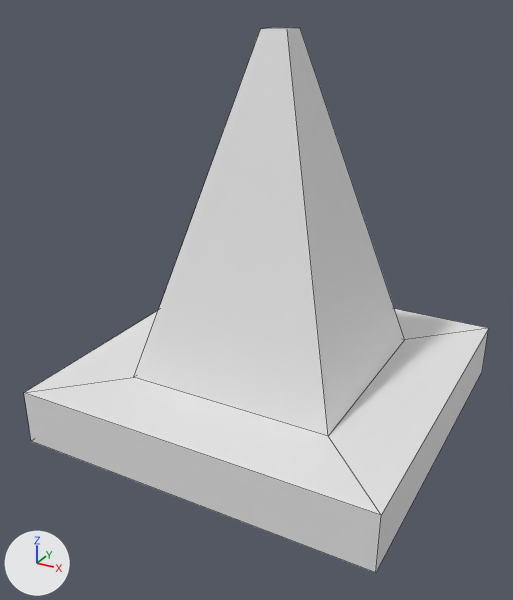
The Blender file Blender/Cone.blend as it was, and as the next commit left it.
One viewpoint serves both versions: a 50 mm lens placed at (0.418, -0.82, 0.577), pointed at (-0.009, -0.044, 0.189). Lighting does not change. The marker at lower left points along +X, +Y and +Z. Mesh edges are drawn as thin lines.

Script lines for the objects in view, before the commit:
```python
me_cone = bpy.data.meshes.new('Cone')
me_cone.from_pydata(...)  # 16 vertices, 14 faces; spans x -0.25..0.25, y -0.25..0.25, z 0.005..0.532
ob_cone = bpy.data.objects.new('Cone', me_cone)
ob_cone.location = (0.0, 0.0, 0.0)
```
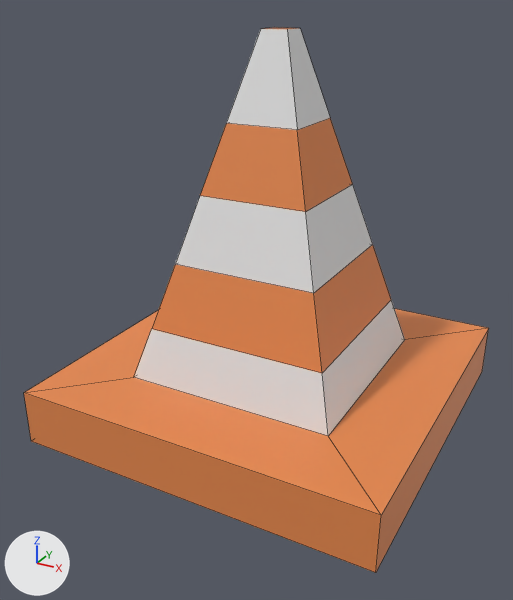
Boxes [x1, y1, x2, y2] around the edits, measured in the pictures (513 x 600 px):
```json
{"part": 1, "of": "me_cone", "change": "built on", "before": [134, 28, 405, 436], "after": [134, 28, 405, 436]}
{"part": 2, "of": "me_cone", "change": "recoloured", "before": [24, 27, 489, 573], "after": [24, 27, 489, 573], "on screen": "white to orange"}
```

Scene script edits in JSON lines:
```json
{"op": "add", "block": "mat_orange", "code": ["mat_orange = principled_material('Orange')", "mat_orange.base_color = (0.8, 0.251, 0.0738)  # orange #e7894d"]}
{"op": "add", "block": "mat_white", "code": ["mat_white = principled_material('White')", "mat_white.base_color = (0.8, 0.8, 0.8)  # white #e7e7e7"]}
{"block": "me_cone", "where": "# used by ob_cone; location = (0.0, 0.0, 0.0)"}
{"op": "remove", "block": "me_cone", "code": "me_cone.from_pydata(...)  # 16 vertices, 14 faces; spans x -0.25..0.25, y -0.25..0.25, z 0.005..0.532"}
{"op": "add", "block": "me_cone", "code": "me_cone.from_pydata(...)  # 32 vertices, 30 faces; spans x -0.25..0.25, y -0.25..0.25, z 0.005..0.532"}
{"block": "me_cone", "change": "me_cone part 1"}
{"block": "me_cone", "change": "4 faces are deleted"}
{"block": "me_cone", "change": "16 vertices are added at x -0.126..0.126, y -0.126..0.126, z 0.153..0.423"}
{"block": "me_cone", "change": "12 new faces join them, mat_white (white #e7e7e7)"}
{"block": "me_cone", "change": "8 new faces join them, mat_orange (orange #e7894d)"}
{"block": "me_cone", "change": "me_cone part 2: 10 faces spanning x -0.25..0.25, y -0.25..0.25, z 0.005..0.532 switch from no material to mat_orange (orange #e7894d)"}
{"op": "add", "block": "me_cone", "code": "me_cone.materials.append(mat_white)  # white #e7e7e7"}
```
